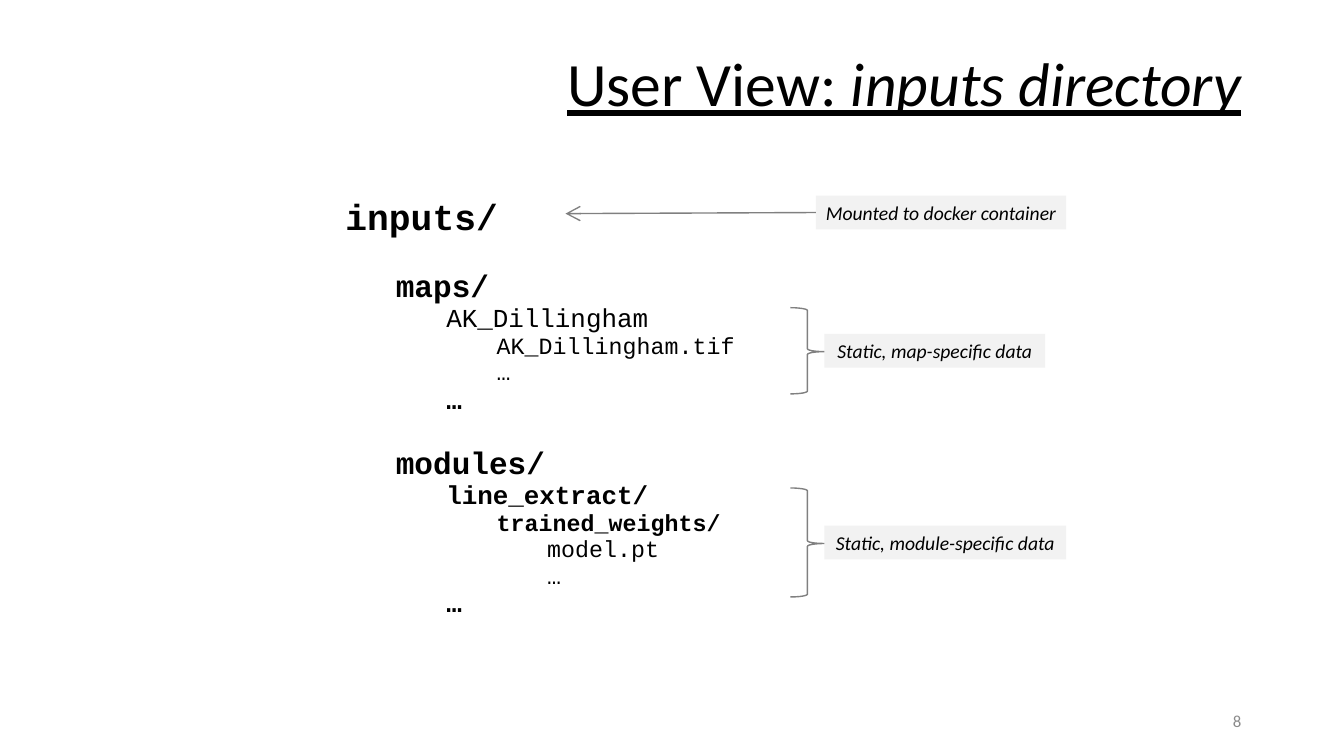
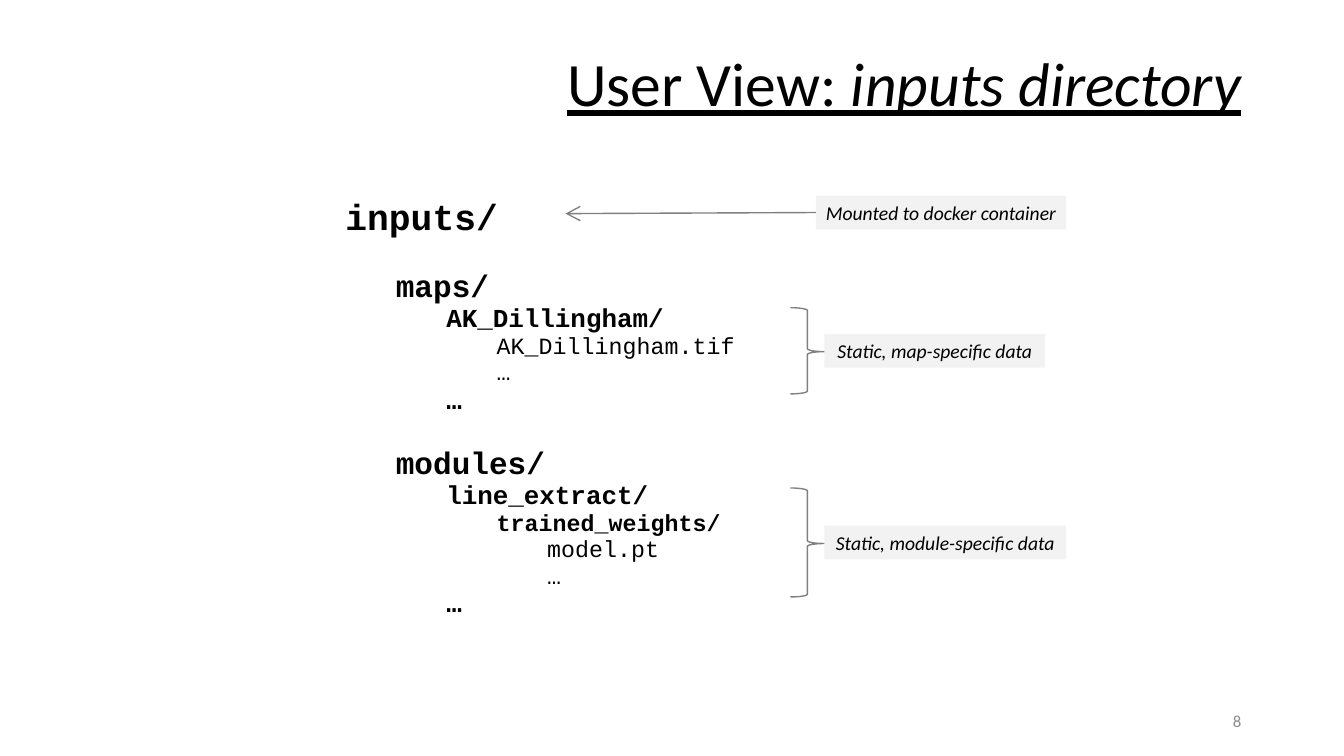
Before and after one commit to DARPA-CRITICALMAAS/ta1_integration, a slide deck: slide 8 of docs/overview.pptx. Drawn at 1344x756 pixels with LibreOffice and Linux fonts; fonts in the diff are those of the drawing. Boxes give left, top, right and bottom in pixels: in the first picture for what was removed or moved away, otherwise in the second. Text is boxed around its words. In the diff, an @@ line names an element or a change of style, - is before the commit and + after.

```diff
--- a/docs/overview.pptx
+++ b/docs/overview.pptx
@@ text at (446, 308, 663, 333): text changed; bold on @@
-    AK_Dillingham
+    AK_Dillingham/
```
Also in this commit, not shown: 8 other slides changed, 1 slide added, 4 slides removed, 16 other files.
